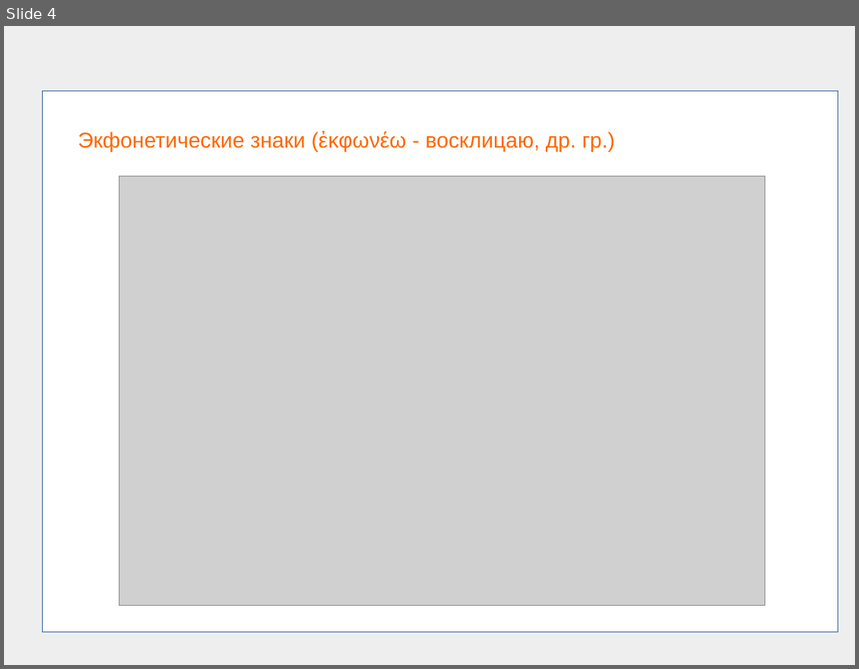
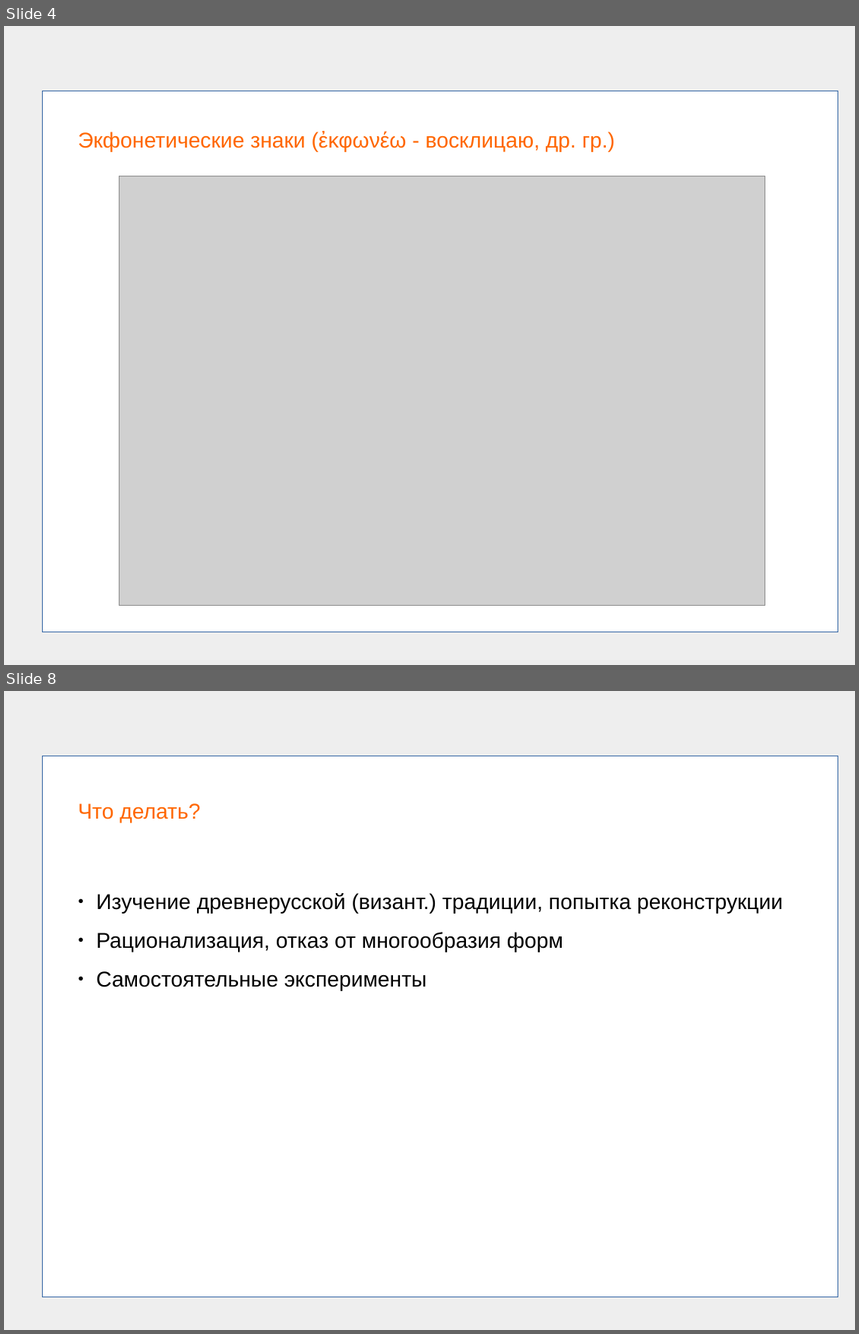
Before and after one commit to frpaul/ob, a slide deck: presentations/Church_reading.odp. Shown one above the other, each under a label of ours: slide 4 before the commit, slides 4 and 8 after it; the slides between them are not shown. The pictures are 859x669 and 859x1334 pixels, drawn with LibreOffice and Linux fonts; fonts in the diff are those of the drawing; grey boxes stand for pictures. Boxes give left, top, right and bottom in pixels: in the first picture for what was removed or moved away, otherwise in the second. Text is boxed around its words. In the diff, an @@ line names an element or a change of style, - is before the commit and + after.

```diff
--- a/presentations/Church_reading.odp
+++ b/presentations/Church_reading.odp
@@ slide 8 added at [4, 691, 855, 1330], background #EEEEEE @@
@@ rectangle added at [43, 756, 838, 1297], fill #FFFFFF, outline #3465A4 0 pt @@
@@ subtitle added at [78, 803, 783, 991], 20 pt, text #000000 @@
+Что делать?
+● Изучение древнерусской (визант.) традиции, попытка реконструкции
+● Рационализация, отказ от многообразия форм
+● Самостоятельные эксперименты
```
Also in this commit, not shown: 2 slides changed, 3 other slides added, 6 slides removed, 12 other files.
